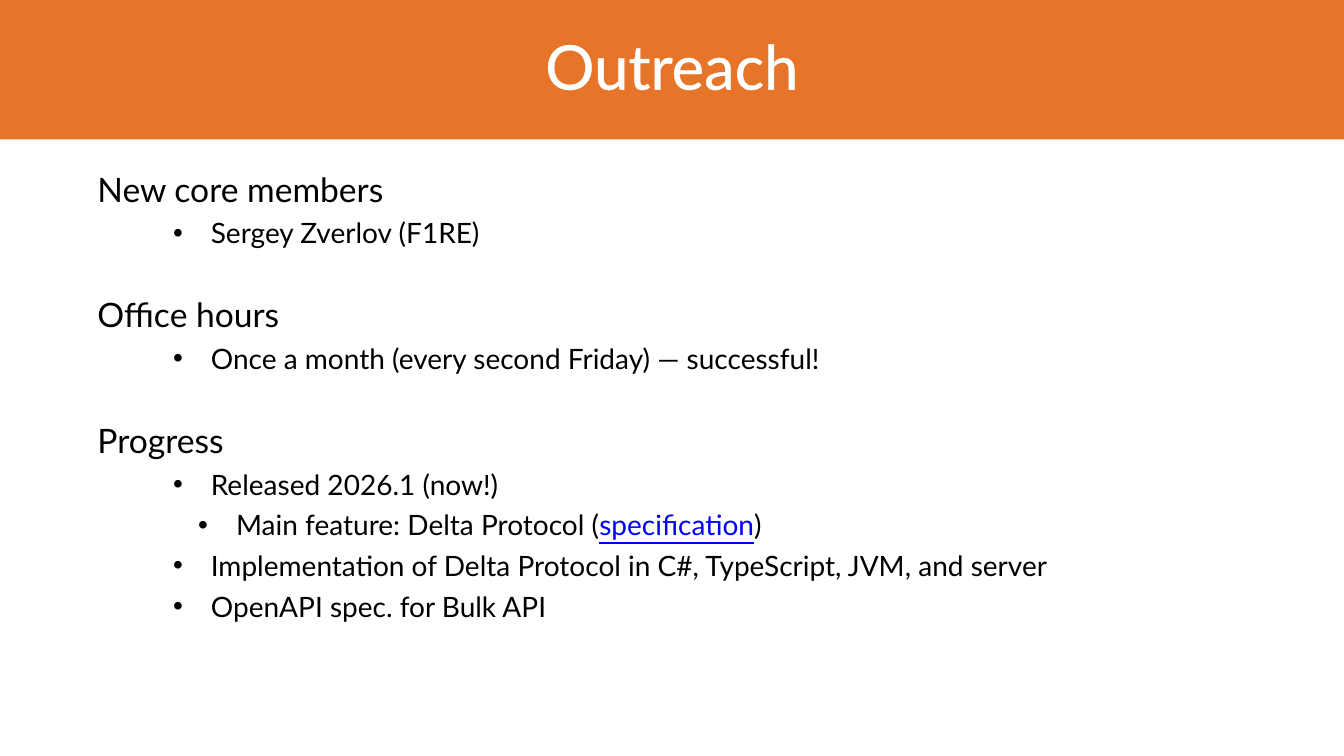
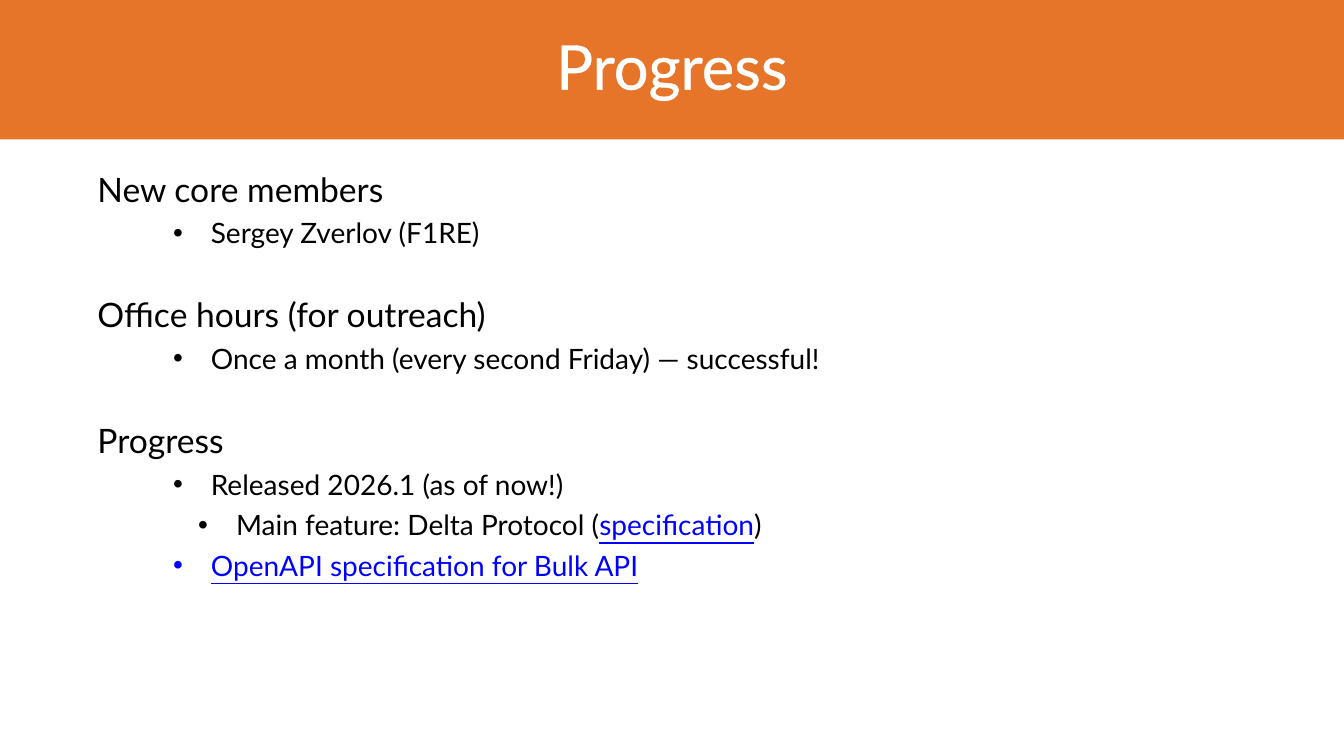
Before and after one commit to LionWeb-io/specification, a slide deck: slide 8 of conference-talks/LangDev/2026/LangDev 2026 Talk.pptx. Drawn at 1344x756 pixels with LibreOffice and Linux fonts; fonts in the diff are those of the drawing; background and template pictures are left out. Boxes give left, top, right and bottom in pixels: in the first picture for what was removed or moved away, otherwise in the second. Text is boxed around its words. In the diff, an @@ line names an element or a change of style, - is before the commit and + after.

Commit message:
update on slides

```diff
--- a/conference-talks/LangDev/2026/LangDev 2026 Talk.pptx
+++ b/conference-talks/LangDev/2026/LangDev 2026 Talk.pptx
@@ title at <box>556,45,787,101</box>: text changed @@
-Outreach
+Progress
@@ text at <box>97,301,486,332</box>: text changed @@
-Office hours
+Office hours (for outreach)
@@ text at <box>211,473,563,499</box>: text changed @@
-  • Released 2026.1 (now!)
+  • Released 2026.1 (as of now!)
@@ text at <box>211,555,639,581</box>: text changed; text colour #000000 to #0000FF @@
-  • Implementation of Delta Protocol in C#, TypeScript, JVM, and server
-  • OpenAPI spec. for Bulk API
+  • OpenAPI specification for Bulk API
```
Also in this commit, not shown: 3 other slides changed, 7 slides added, 1 slide removed, 1 other file.
